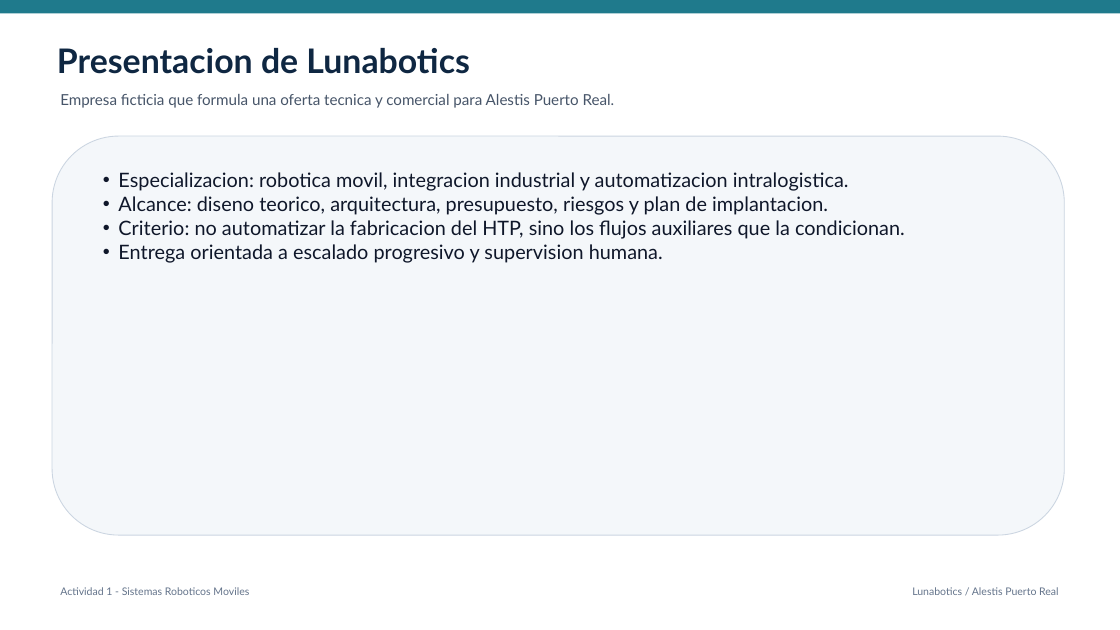
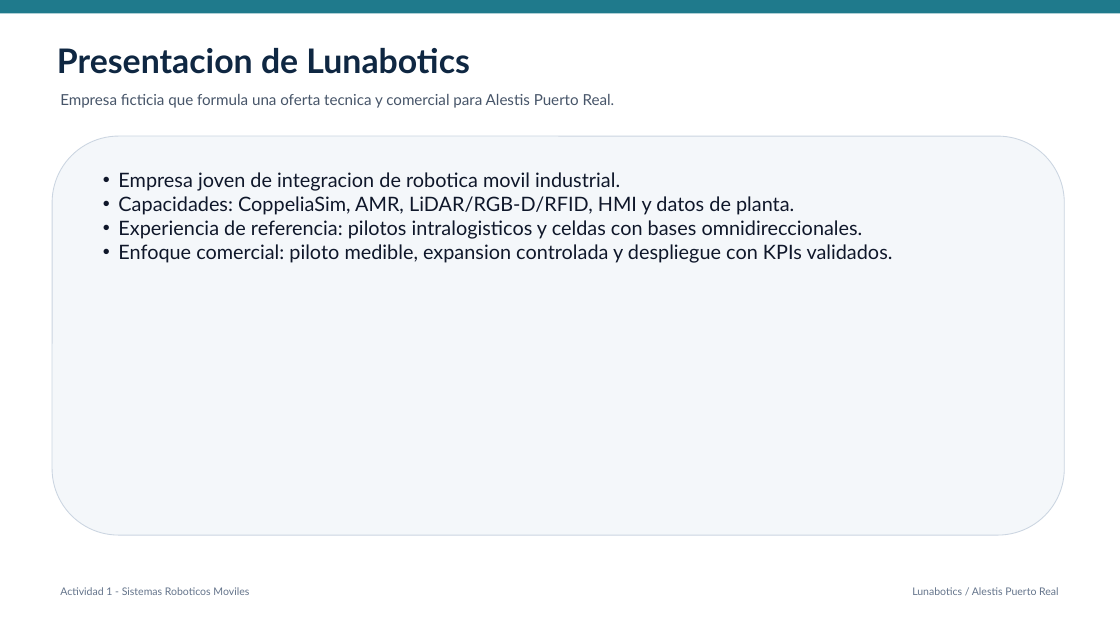
Before and after one commit to jlmayorgaco/viu-mrob-sistemas-roboticos-moviles, a slide deck: slide 3 of actividad1/slides/Actividad1_AMR_FOD_Kitting.pptx. Drawn at 1120x630 pixels with LibreOffice and Linux fonts; fonts in the diff are those of the drawing. Boxes give left, top, right and bottom in pixels: in the first picture for what was removed or moved away, otherwise in the second. Text is boxed around its words. In the diff, an @@ line names an element or a change of style, - is before the commit and + after.

```diff
--- a/actividad1/slides/Actividad1_AMR_FOD_Kitting.pptx
+++ b/actividad1/slides/Actividad1_AMR_FOD_Kitting.pptx
@@ text at (118,172,893,263): text changed @@
-• Especializacion: robotica movil, integracion industrial y automatizacion intralogistica.
-• Alcance: diseno teorico, arquitectura, presupuesto, riesgos y plan de implantacion.
-• Criterio: no automatizar la fabricacion del HTP, sino los flujos auxiliares que la condicionan.
-• Entrega orientada a escalado progresivo y supervision humana.
+• Empresa joven de integracion de robotica movil industrial.
+• Capacidades: CoppeliaSim, AMR, LiDAR/RGB-D/RFID, HMI y datos de planta.
+• Experiencia de referencia: pilotos intralogisticos y celdas con bases omnidireccionales.
+• Enfoque comercial: piloto medible, expansion controlada y despliegue con KPIs validados.
```
Also in this commit, not shown: 8 other files.
